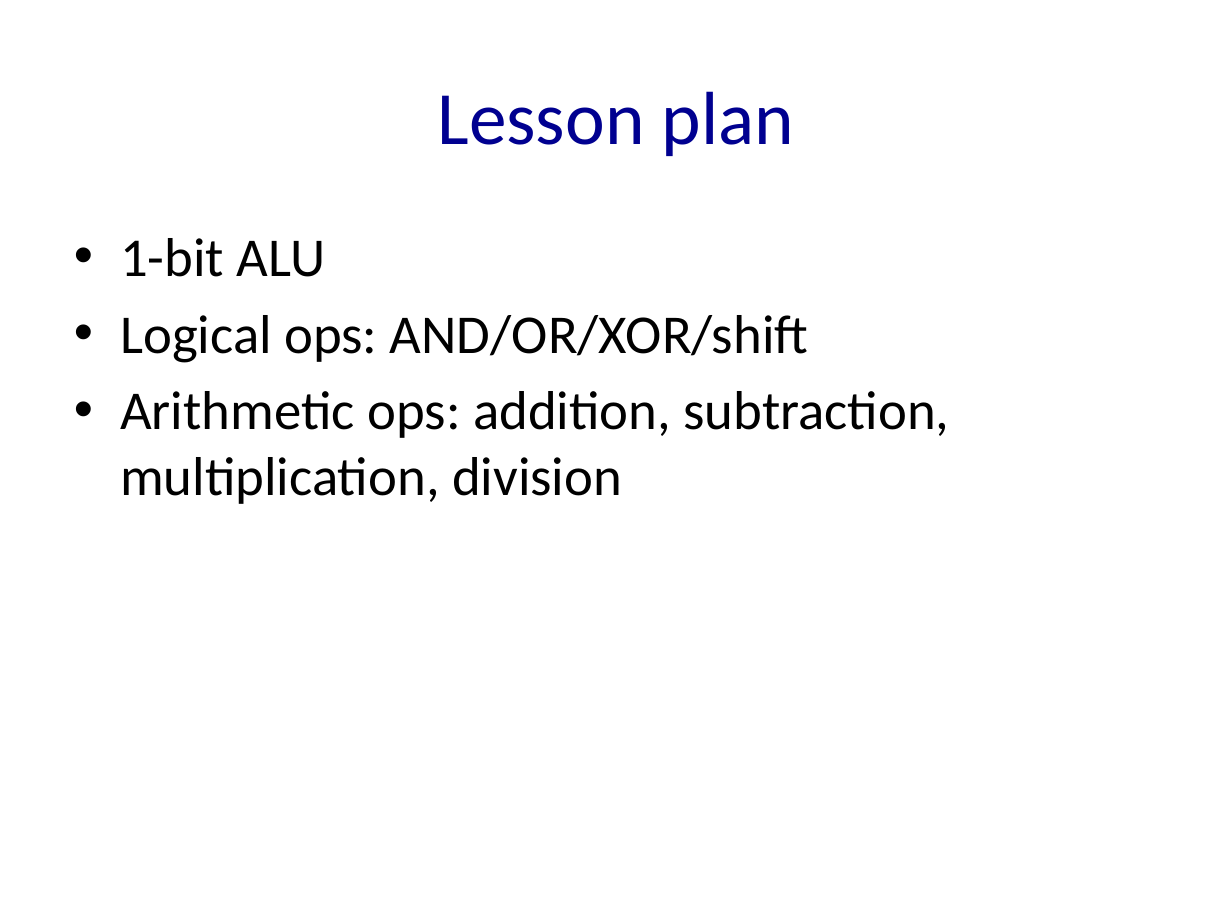
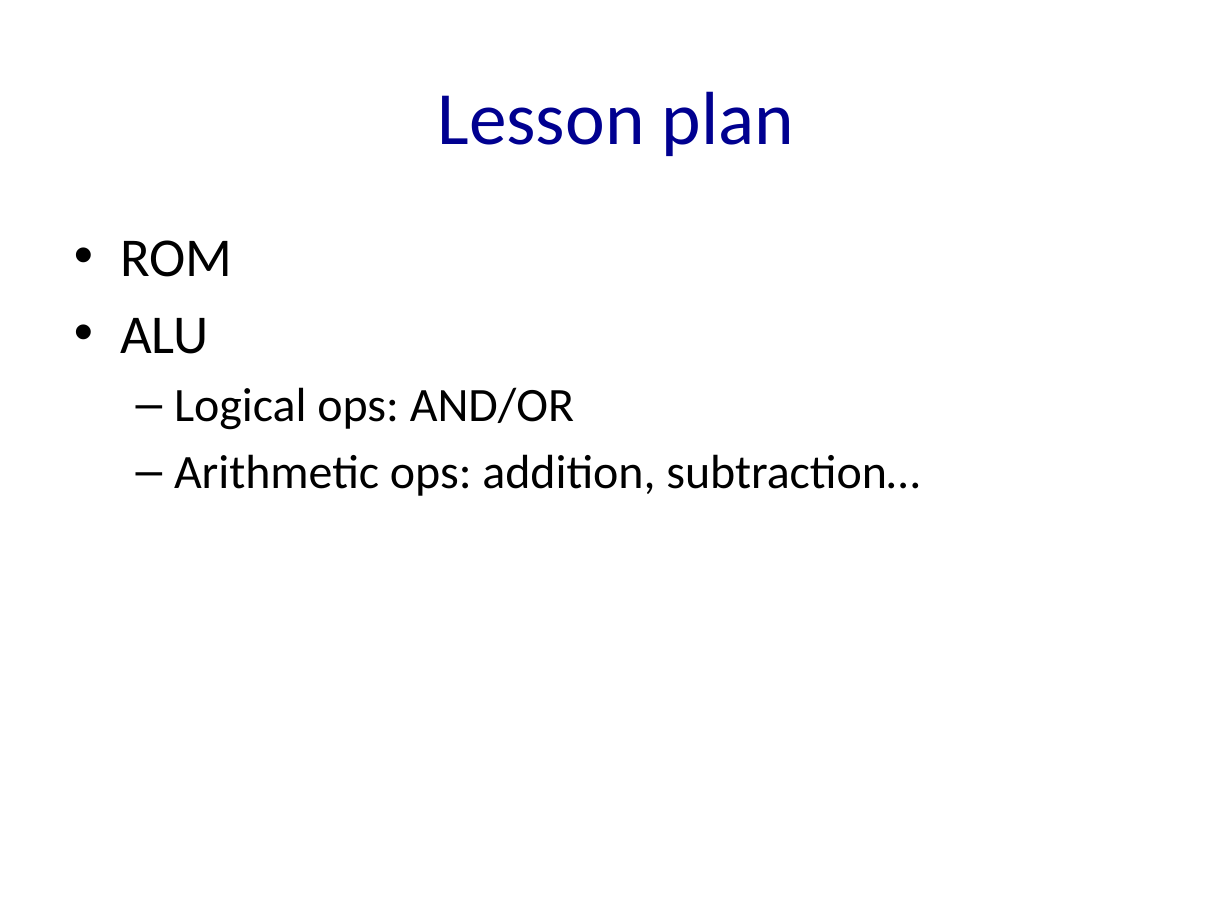
Before and after one commit to NYU-CSO/nyu-cso.github.io, a slide deck: slide 3 of notes/arch-alu.pptx. Drawn at 1232x924 pixels with LibreOffice and Linux fonts; fonts in the diff are those of the drawing. Boxes give left, top, right and bottom in pixels: in the first picture for what was removed or moved away, otherwise in the second. Text is boxed around its words. In the diff, an @@ line names an element or a change of style, - is before the commit and + after.

```diff
--- a/notes/arch-alu.pptx
+++ b/notes/arch-alu.pptx
@@ text at box(120, 240, 920, 496): text changed; size 32 to 28 pt @@
-• 1-bit ALU
-• Logical ops: AND/OR/XOR/shift
-• Arithmetic ops: addition, subtraction, multiplication, division
+• ROM
+• ALU
+  – Logical ops: AND/OR
+  – Arithmetic ops: addition, subtraction…
```
Also in this commit, not shown: 8 other slides changed, 5 slides added, 2 other files.
